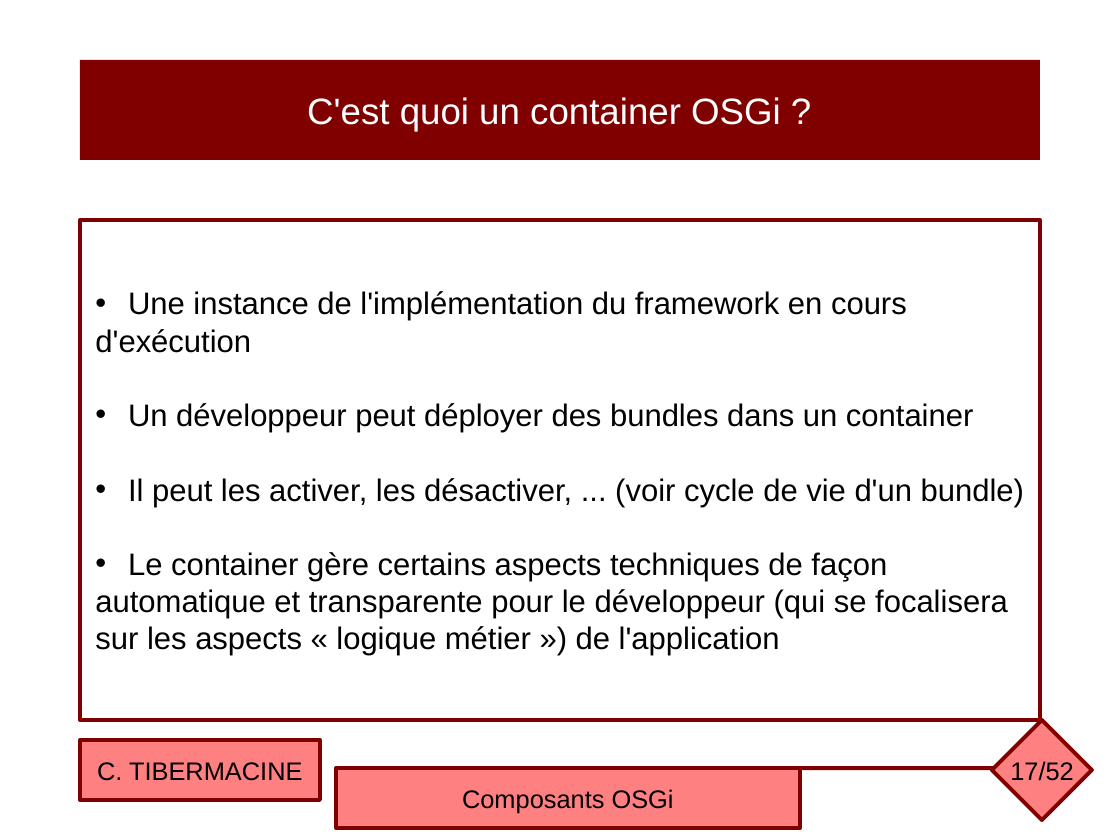
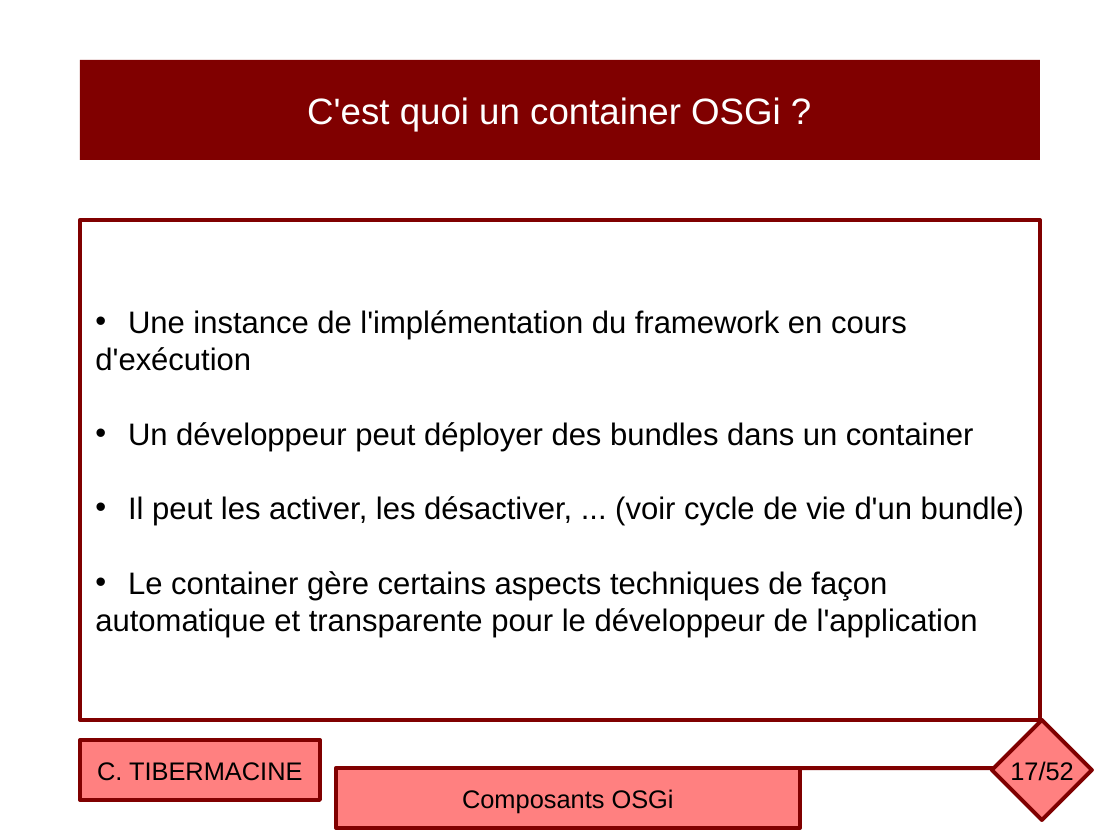
Before and after one commit to ctiber/composants, a slide deck: slide 17 of cours/cours3.odp. Drawn at 1120x840 pixels with LibreOffice and Linux fonts; fonts in the diff are those of the drawing. Boxes give left, top, right and bottom in pixels: in the first picture for what was removed or moved away, otherwise in the second. Text is boxed around its words. In the diff, an @@ line names an element or a change of style, - is before the commit and + after.

```diff
--- a/cours/cours3.odp
+++ b/cours/cours3.odp
@@ text in rectangle at box(95, 608, 978, 637): text changed @@
-automatique et transparente pour le développeur (qui se focalisera
-sur les aspects « logique métier ») de l'application
+automatique et transparente pour le développeur de l'application
```
Also in this commit, not shown: 18 other slides changed, 2 other files.
